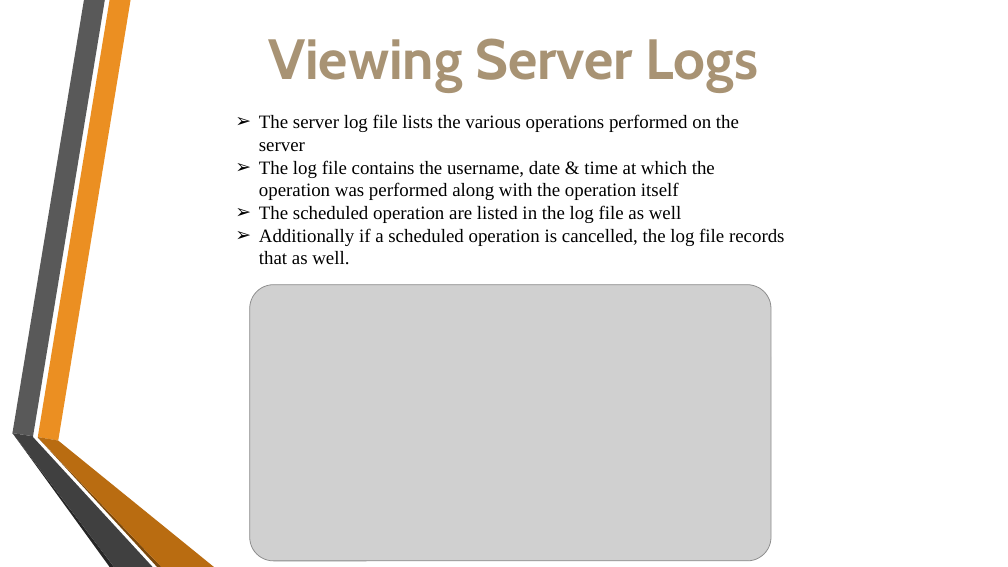
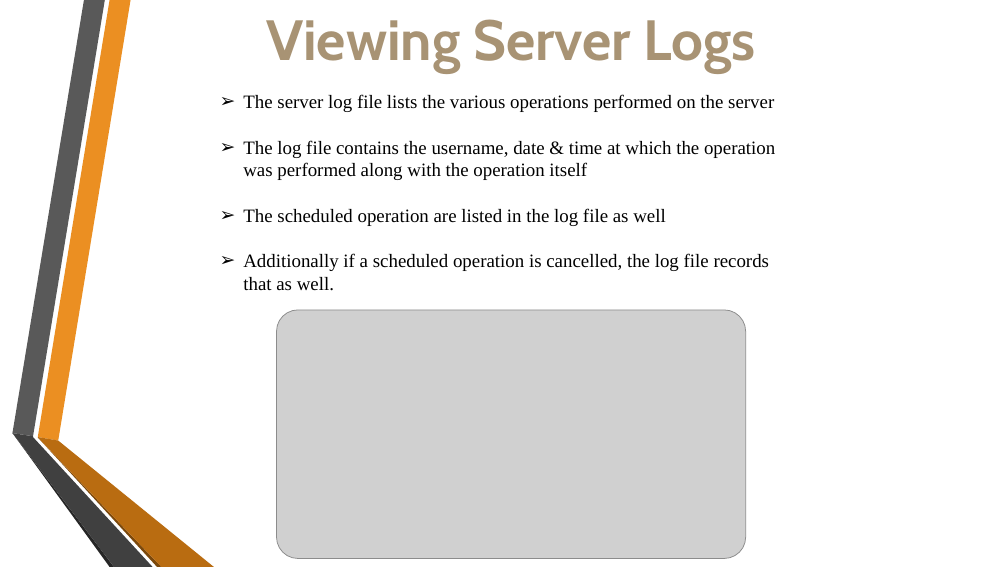
Before and after one commit to krithick14/EZ-ADMIN, a slide deck: slide 8 of Docs/Project.pptx. Drawn at 1008x567 pixels with LibreOffice and Linux fonts; fonts in the diff are those of the drawing; grey boxes stand for pictures; background and template pictures are left out. Boxes give left, top, right and bottom in pixels: in the first picture for what was removed or moved away, otherwise in the second. Text is boxed around its words. In the diff, an @@ line names an element or a change of style, - is before the commit and + after.

```diff
--- a/Docs/Project.pptx
+++ b/Docs/Project.pptx
@@ text "Viewing Server Logs": place and size @@
-text "Viewing Server Logs" at box(268, 38, 758, 92)
+text "Viewing Server Logs" at box(266, 19, 756, 73)
@@ text "The server log file lists ..." rewrapped from box(259, 114, 785, 265) to box(243, 94, 775, 291) @@
@@ picture: place and size @@
-picture at box(250, 285, 771, 561)
+picture at box(277, 310, 746, 559)
```
Also in this commit, not shown: 10 other slides changed.
